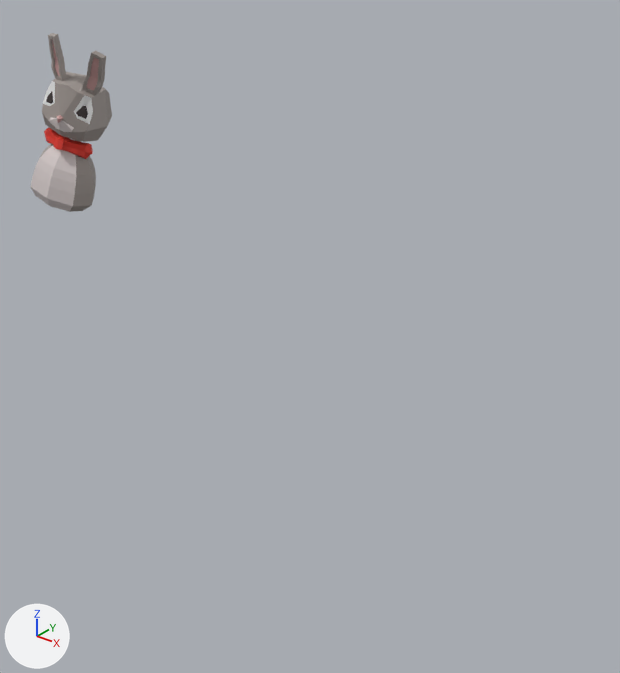
A saved change to the glTF model models/krolik.gltf.
Before and after are seen from a 50 mm camera at (2.18, -4.37, 4.46) aimed at (-2.11, 0.99, 1.13). Every picture has the same lights, and +X, +Y and +Z are marked at lower left. Vertices at the same position are counted once.

Script lines for the objects in view, before the commit:
```python
mat_braz = principled_material('Braz')
mat_braz.base_color = (0.371, 0.328, 0.305)  # grey #a49b96
mat_material_002 = principled_material('Material.002')
mat_material_002.base_color = (0.8, 0.8, 0.8)  # white #e7e7e7
mat_material_005 = principled_material('Material.005')
mat_material_005.base_color = (0.705, 0.631, 0.624)  # light grey #dbd0cf
mat_material_008 = principled_material('Material.008')
mat_material_008.base_color = (0.799, 0.0437, 0.0273)  # red #e73b2e
me_vert_002 = bpy.data.meshes.new('Vert.002')
me_vert_002.from_pydata(...)  # 429 vertices, 859 faces; spans x -0.47..0.47, y -0.55..0.59, z 0.04..2.67
# faces by material slot: [411, 54, 74, 140, 60, 120]
me_vert_002.materials.append(mat_braz)  # grey #a49b96
me_vert_002.materials.append(mat_material_005)  # light grey #dbd0cf
me_vert_002.materials.append(mat_material_004)  # pink #d1a3a1
me_vert_002.materials.append(mat_oko_wewnatrz)  # black #302726
me_vert_002.materials.append(mat_material_002)  # white #e7e7e7
me_vert_002.materials.append(mat_material_008)  # red #e73b2e
ob_kroliczek = bpy.data.objects.new('kroliczek', me_vert_002)
ob_kroliczek.location = (-6.06, 1.32, 1.47)
ob_kroliczek.rotation_euler = (-0.0287, 0.306, 0.315)  # degrees (-1.6, 18, 18)
ob_kroliczek.scale = (0.828, 0.624, 0.726)
```
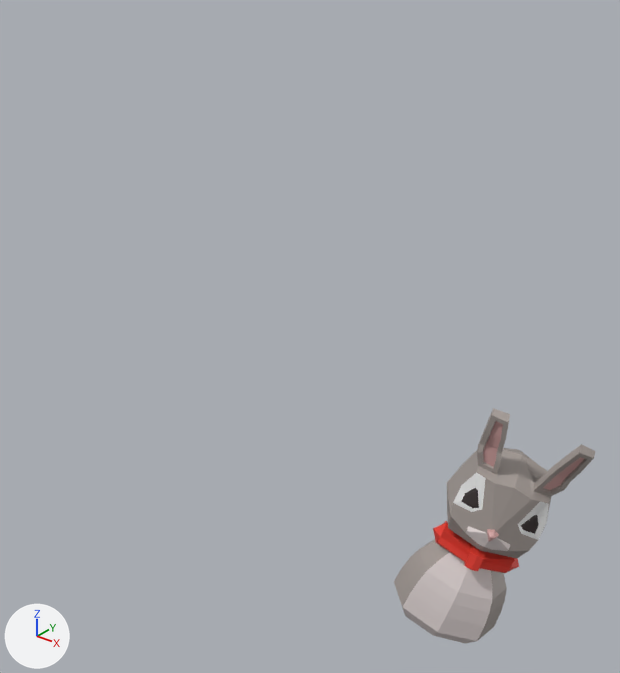
Diff of the bpy script that builds the scene:
```diff
--- a/models/krolik.gltf.py
+++ b/models/krolik.gltf.py
@@ mat_braz @@
 n0 = _N.new('ShaderNodeBsdfPrincipled'); n0.name = 'Principled BSDF'
-n0.inputs[0].default_value = (0.371, 0.328, 0.305, 1.0)  # 'Base Color', grey #a49b96
 n1 = _N.new('ShaderNodeOutputMaterial'); n1.name = 'Material Output'
+n2 = _N.new('ShaderNodeMix'); n2.name = 'Mix'
+n2.data_type = 'RGBA'
+n2.blend_type = 'MULTIPLY'
+n2.inputs[0].default_value = 1.0  # 'Factor'
+n2.inputs[7].default_value = (0.371, 0.328, 0.305, 1.0)  # 'B', grey #a49b96
+n3 = _N.new('ShaderNodeVertexColor'); n3.name = 'Color Attribute'
 _L.new(n0.outputs[0], n1.inputs[0])  # 'BSDF' to 'Surface'
+_L.new(n2.outputs[2], n0.inputs[0])  # 'Result' to 'Base Color'
+_L.new(n3.outputs[0], n2.inputs[6])  # 'Color' to 'A'
@@ mat_material_005 @@
 n0 = _N.new('ShaderNodeBsdfPrincipled'); n0.name = 'Principled BSDF'
-n0.inputs[0].default_value = (0.705, 0.631, 0.624, 1.0)  # 'Base Color', light grey #dbd0cf
 n1 = _N.new('ShaderNodeOutputMaterial'); n1.name = 'Material Output'
+n2 = _N.new('ShaderNodeMix'); n2.name = 'Mix'
+n2.data_type = 'RGBA'
+n2.blend_type = 'MULTIPLY'
+n2.inputs[0].default_value = 1.0  # 'Factor'
+n2.inputs[7].default_value = (0.705, 0.631, 0.624, 1.0)  # 'B', light grey #dbd0cf
+n3 = _N.new('ShaderNodeVertexColor'); n3.name = 'Color Attribute'
 _L.new(n0.outputs[0], n1.inputs[0])  # 'BSDF' to 'Surface'
+_L.new(n2.outputs[2], n0.inputs[0])  # 'Result' to 'Base Color'
+_L.new(n3.outputs[0], n2.inputs[6])  # 'Color' to 'A'
@@ mat_material_002 @@
 n0 = _N.new('ShaderNodeBsdfPrincipled'); n0.name = 'Principled BSDF'
 n1 = _N.new('ShaderNodeOutputMaterial'); n1.name = 'Material Output'
+n2 = _N.new('ShaderNodeMix'); n2.name = 'Mix'
+n2.data_type = 'RGBA'
+n2.blend_type = 'MULTIPLY'
+n2.inputs[0].default_value = 1.0  # 'Factor'
+n2.inputs[7].default_value = (0.8, 0.8, 0.8, 1.0)  # 'B', white #e7e7e7
+n3 = _N.new('ShaderNodeVertexColor'); n3.name = 'Color Attribute'
 _L.new(n0.outputs[0], n1.inputs[0])  # 'BSDF' to 'Surface'
+_L.new(n2.outputs[2], n0.inputs[0])  # 'Result' to 'Base Color'
+_L.new(n3.outputs[0], n2.inputs[6])  # 'Color' to 'A'
@@ mat_material_008 @@
 n0 = _N.new('ShaderNodeBsdfPrincipled'); n0.name = 'Principled BSDF'
-n0.inputs[0].default_value = (0.799, 0.0437, 0.0273, 1.0)  # 'Base Color', red #e73b2e
 n1 = _N.new('ShaderNodeOutputMaterial'); n1.name = 'Material Output'
+n2 = _N.new('ShaderNodeMix'); n2.name = 'Mix'
+n2.data_type = 'RGBA'
+n2.blend_type = 'MULTIPLY'
+n2.inputs[0].default_value = 1.0  # 'Factor'
+n2.inputs[7].default_value = (0.799, 0.0437, 0.0273, 1.0)  # 'B', red #e73b2e
+n3 = _N.new('ShaderNodeVertexColor'); n3.name = 'Color Attribute'
 _L.new(n0.outputs[0], n1.inputs[0])  # 'BSDF' to 'Surface'
+_L.new(n2.outputs[2], n0.inputs[0])  # 'Result' to 'Base Color'
+_L.new(n3.outputs[0], n2.inputs[6])  # 'Color' to 'A'
@@ me_vert_002 @@
 # used by ob_kroliczek; location = (-6.06, 1.32, 1.47); rotation_euler = (-0.0287, 0.306, 0.315), in degrees (-1.6, 18, 18); scale = (0.828, 0.624, 0.726)
-me_vert_002.from_pydata(...)  # 429 vertices, 859 faces; spans x -0.47..0.47, y -0.55..0.59, z 0.04..2.67
+me_vert_002.from_pydata(...)  # 429 vertices, 858 faces; spans x -0.41..0.36, y -0.34..0.44, z -0.18..1.75
+# me_vert_002 part 1: the loose piece of 90 vertices spanning x -0.47..0.47, y -0.47..0.47, z 0.04..1.29 is multiplied about its middle by the matrix ((0.77, -0.23, 0.003), (0.302, 0.575, 0.103), (-0.047, -0.081, 0.719)), then moved by (-0.04, 0.0, -0.4)
+# me_vert_002 part 2: the loose piece of 36 vertices spanning x -0.06..0.06, y -0.42..-0.06, z 1.02..1.24 is multiplied about its middle by the matrix ((0.77, -0.23, 0.003), (0.302, 0.575, 0.103), (-0.047, -0.081, 0.719)), then moved by (0.01, 0.15, -0.51)
+# me_vert_002 part 3: 303 of 429 vertices moved; they spanned x -0.43..0.44, y -0.55..0.59, z 0.99..2.67 and now span x -0.4..0.36, y -0.22..0.44, z 0.49..1.75; mean shift (0.02, 0.24, -0.7); largest move (0.4, -0.36, 2.61) -> (0.36, 0.11, 1.68)
 me_vert_002.materials.append(mat_braz)
@@ ob_kroliczek @@
 ob_kroliczek = bpy.data.objects.new('kroliczek', me_vert_002)
-ob_kroliczek.location = (-6.06, 1.32, 1.47)
-ob_kroliczek.rotation_euler = (-0.0287, 0.306, 0.315)  # degrees (-1.6, 18, 18)
-ob_kroliczek.scale = (0.828, 0.624, 0.726)
+ob_kroliczek.location = (0.0, 0.0, 0.0)
+ob_kroliczek.rotation_euler = (0.0, 0.269, 0.0)  # degrees (0, 15, 0)
```

Changed parts and their boxes [x1, y1, x2, y2] in the pictures (620 x 673 px; the box of a moved part takes in the faces that stretch with it):
'kroliczek', recoloured, reshaped, moved, turned, rescaled
    before: [30, 33, 112, 212]
    after: [394, 408, 595, 643]
part 1 of me_vert_002, moved or reshaped
    before: [30, 138, 96, 212]
    after: [394, 539, 507, 643]
part 2 of me_vert_002, moved or reshaped
    before: [53, 136, 71, 151]
    after: [464, 545, 485, 571]
part 3 of me_vert_002, moved or reshaped
    before: [42, 33, 112, 159]
    after: [433, 408, 595, 573]
